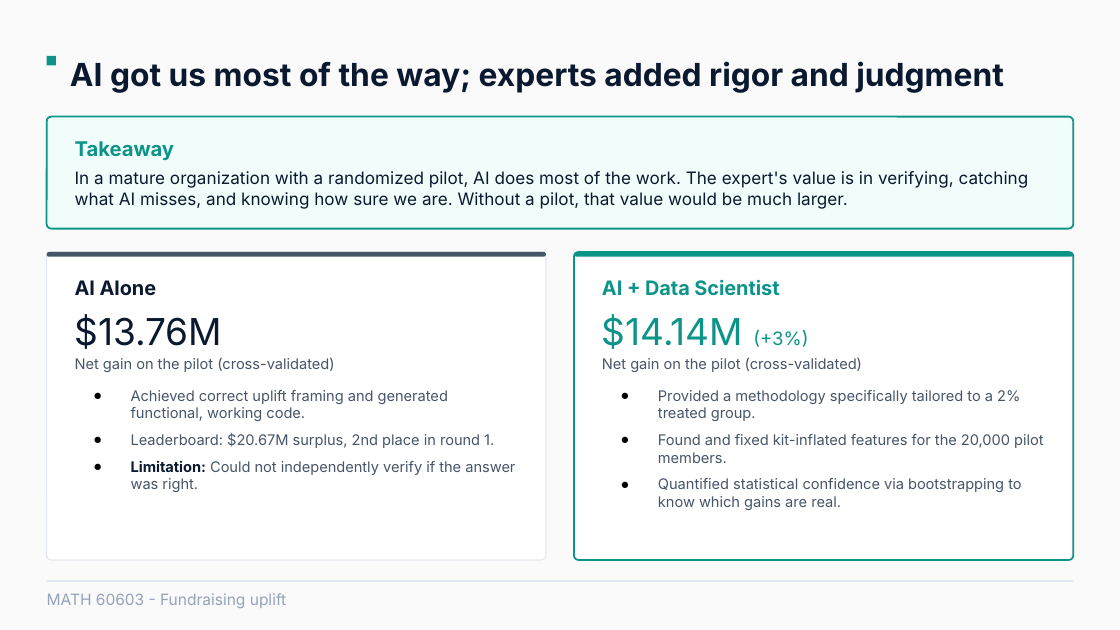
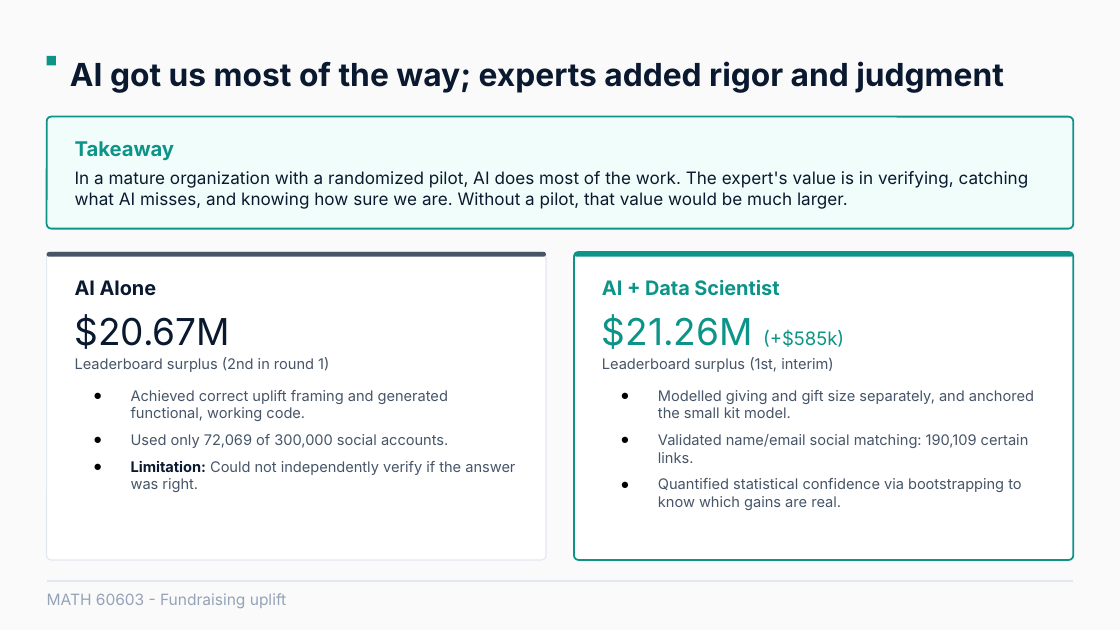
Before and after one commit to JonasRocha189/statistical-learning-project-group, a slide deck: slide 15 of MATH 60603 Statistical Learning - revised.pptx. Drawn at 1120x630 pixels with LibreOffice and Linux fonts; fonts in the diff are those of the drawing. Boxes give left, top, right and bottom in pixels: in the first picture for what was removed or moved away, otherwise in the second. Text is boxed around its words. In the diff, an @@ line names an element or a change of style, - is before the commit and + after.

```diff
--- a/MATH 60603 Statistical Learning - revised.pptx
+++ b/MATH 60603 Statistical Learning - revised.pptx
@@ text at (x1=75, y1=314, x2=329, y2=372): text changed @@
-$13.76M
-Net gain on the pilot (cross-validated)
+$20.67M
+Leaderboard surplus (2nd in round 1)
@@ text at (x1=602, y1=314, x2=1034, y2=463): text changed @@
-$14.14M (+3%)
-Net gain on the pilot (cross-validated)
-● Provided a methodology specifically tailored to a 2% treated group.
-● Found and fixed kit-inflated features for the 20,000 pilot members.
+$21.26M (+$585k)
+Leaderboard surplus (1st, interim)
+● Modelled giving and gift size separately, and anchored the small kit model.
+● Validated name/email social matching: 190,109 certain links.
@@ text at (x1=131, y1=434, x2=448, y2=448): text changed @@
-● Leaderboard: $20.67M surplus, 2nd place in round 1.
+● Used only 72,069 of 300,000 social accounts.
```
Also in this commit, not shown: 10 other slides changed, 4 other files.
